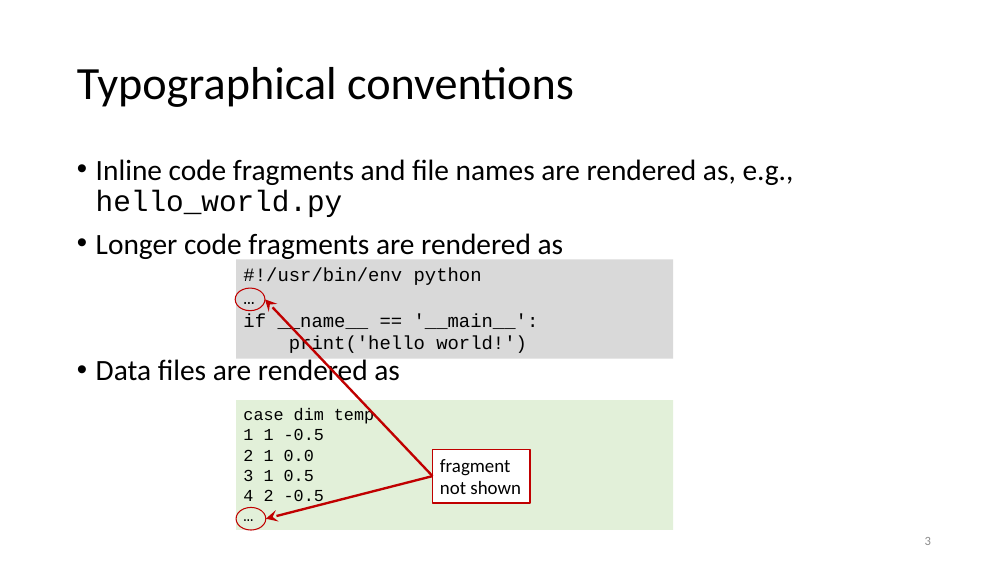
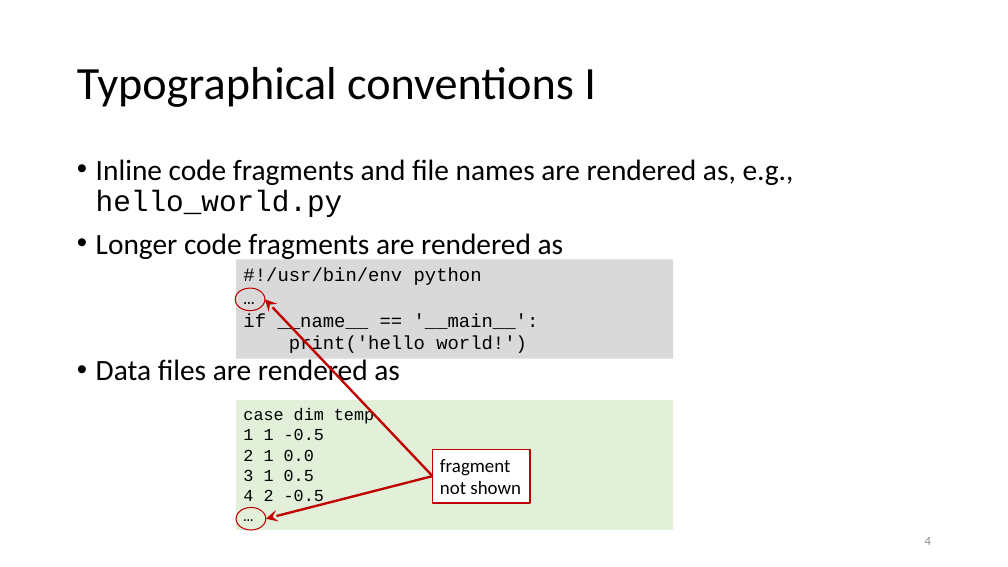
Before and after one commit to gjbex/Python-for-programmers, a slide deck: slide 4 of python_for_programmers.pptx (slide 3 before the commit). Drawn at 1008x567 pixels with LibreOffice and Linux fonts; fonts in the diff are those of the drawing. Boxes give left, top, right and bottom in pixels: in the first picture for what was removed or moved away, otherwise in the second. Text is boxed around its words. In the diff, an @@ line names an element or a change of style, - is before the commit and + after.

```diff
--- a/python_for_programmers.pptx
+++ b/python_for_programmers.pptx
@@ title at (x1=77, y1=67, x2=596, y2=107): text changed @@
-Typographical conventions
+Typographical conventions I
@@ page number at (x1=925, y1=537, x2=931, y2=545): text changed @@
-3
+4
```
Also in this commit, not shown: 1 other slide changed, 3 slides added, 1 slide removed.
